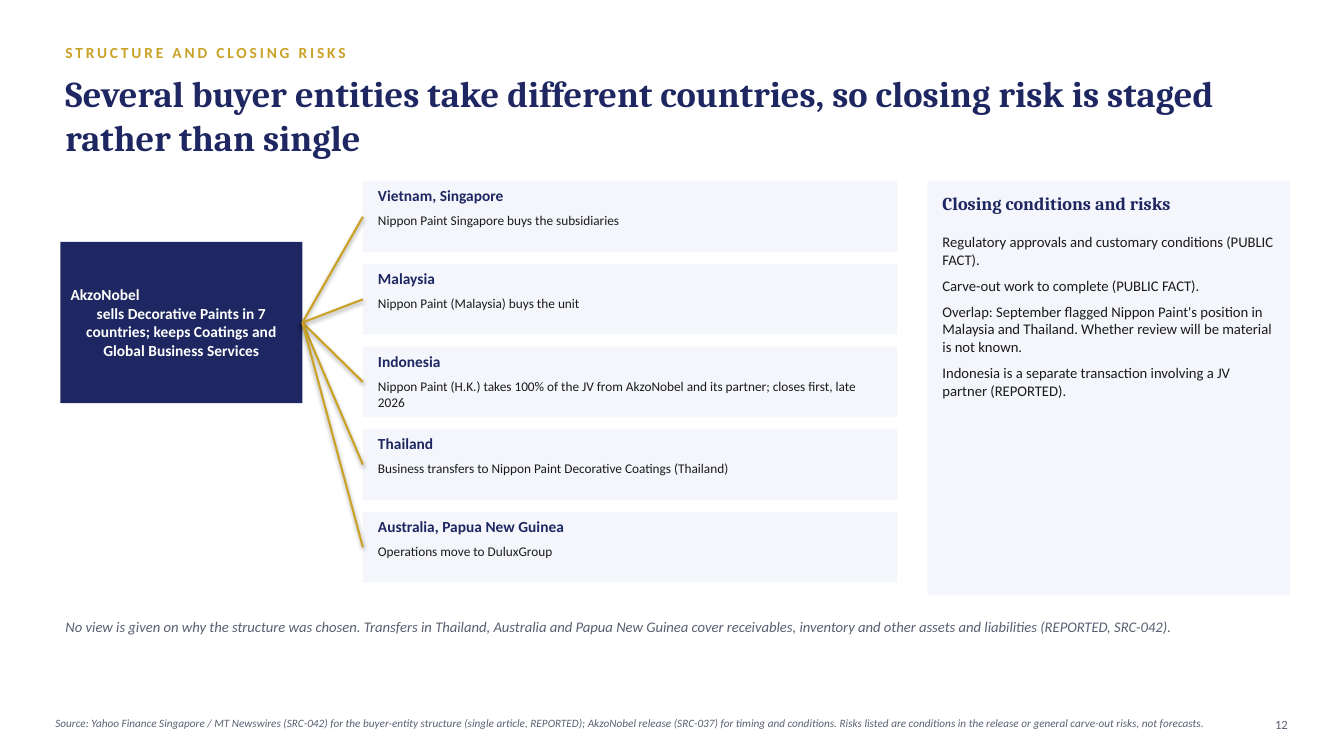
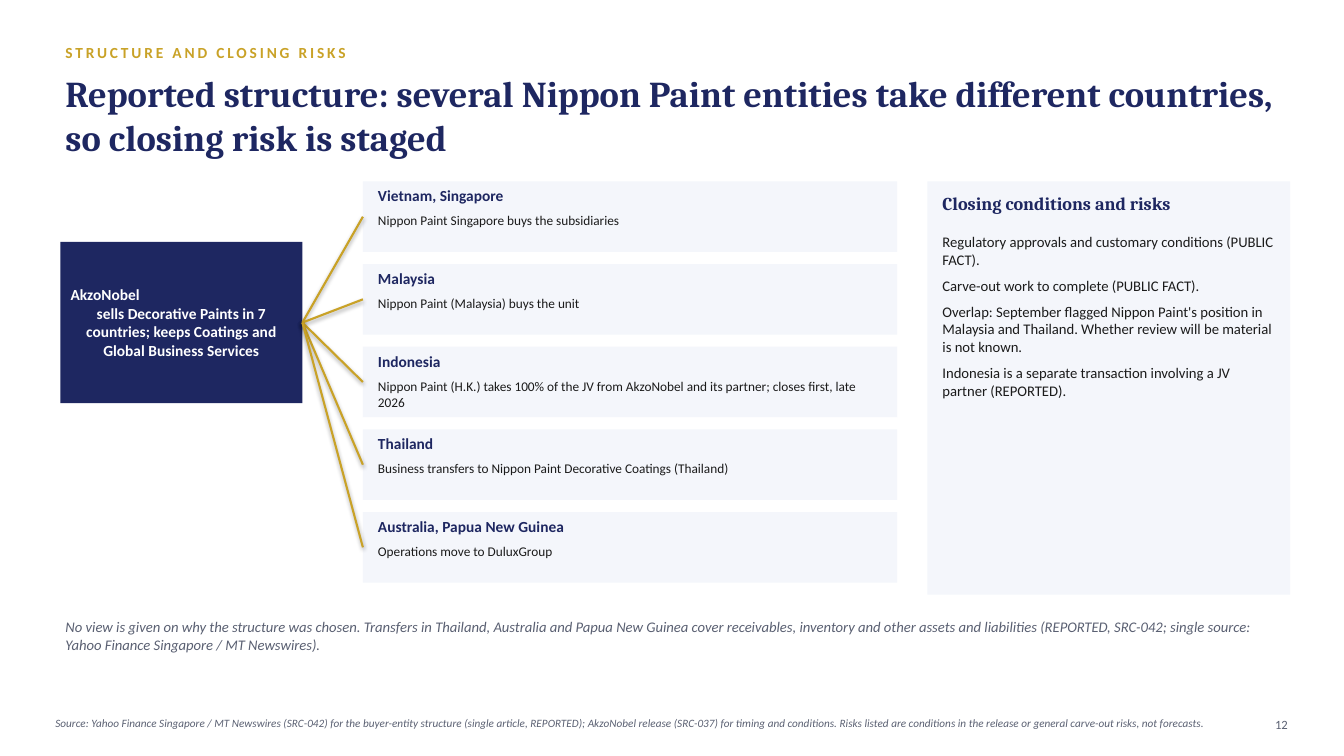
Before and after one commit to swapnilpatil8103-cell/akzonobel-project-southeast-asia-case-study, a slide deck: slide 12 of 11_Post_Announcement_v2/Project_Southeast_Asia_v2_Transaction_Review.pptx. Drawn at 1344x756 pixels with LibreOffice and Linux fonts; fonts in the diff are those of the drawing. Boxes give left, top, right and bottom in pixels: in the first picture for what was removed or moved away, otherwise in the second. Text is boxed around its words. In the diff, an @@ line names an element or a change of style, - is before the commit and + after.

```diff
--- a/11_Post_Announcement_v2/Project_Southeast_Asia_v2_Transaction_Review.pptx
+++ b/11_Post_Announcement_v2/Project_Southeast_Asia_v2_Transaction_Review.pptx
@@ text at (65,81,1273,159): text changed @@
-Several buyer entities take different countries, so closing risk is staged rather than single
+Reported structure: several Nippon Paint entities take different countries, so closing risk is staged
@@ text at (65,621,1251,653): text changed @@
-No view is given on why the structure was chosen. Transfers in Thailand, Australia and Papua New Guinea cover receivables, inventory and other assets and liabilities (REPORTED, SRC-042).
+No view is given on why the structure was chosen. Transfers in Thailand, Australia and Papua New Guinea cover receivables, inventory and other assets and liabilities (REPORTED, SRC-042; single source: Yahoo Finance Singapore / MT Newswires).
```
Also in this commit, not shown: 2 other slides changed, 5 other files.
